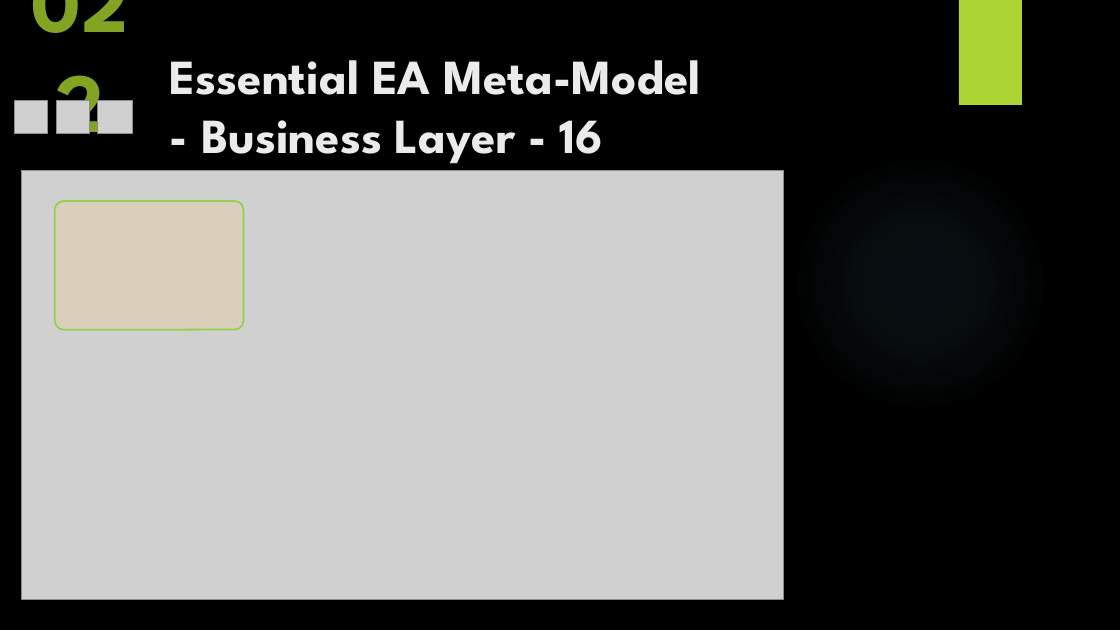
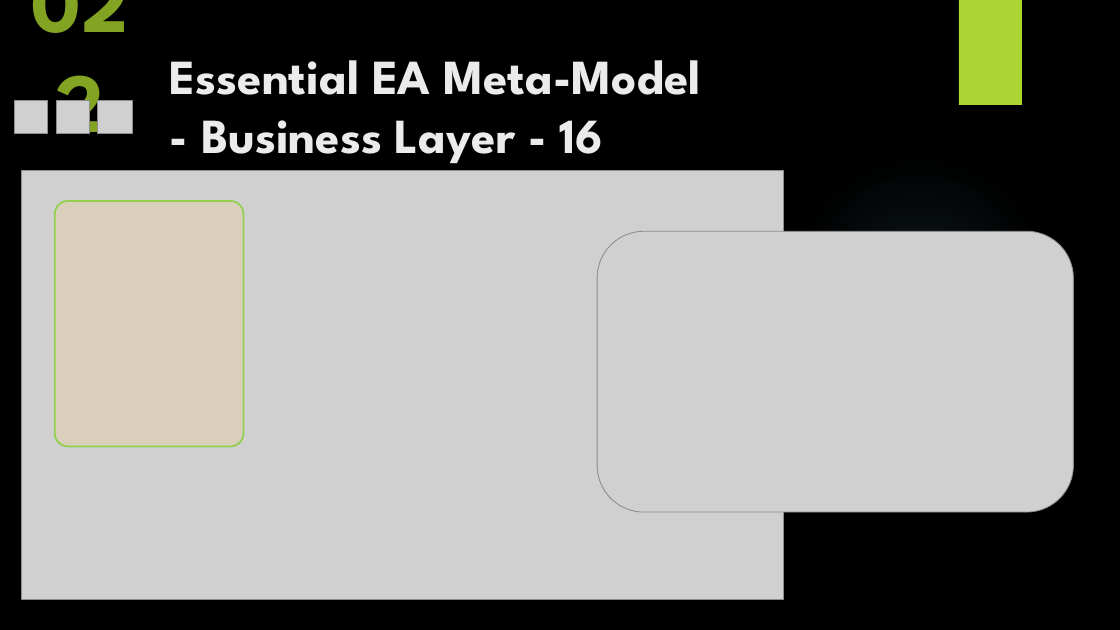
Before and after one commit to yasenstar/EA_MetaModel, a slide deck: slide 33 of Master_EAS_Meta-Model.pptx. Drawn at 1120x630 pixels with LibreOffice and Linux fonts; fonts in the diff are those of the drawing; grey boxes stand for pictures; background and template pictures are left out. Boxes give left, top, right and bottom in pixels: in the first picture for what was removed or moved away, otherwise in the second. Text is boxed around its words. In the diff, an @@ line names an element or a change of style, - is before the commit and + after.

```diff
--- a/Master_EAS_Meta-Model.pptx
+++ b/Master_EAS_Meta-Model.pptx
@@ rounded rectangle: place and size @@
-rounded rectangle at (55, 201, 244, 329)
+rounded rectangle at (55, 201, 244, 446)
@@ picture added at (597, 231, 1074, 512) @@
```
Also in this commit, not shown: 2 other slides changed, 3 slides added, 1 slide removed, 10 other files.
